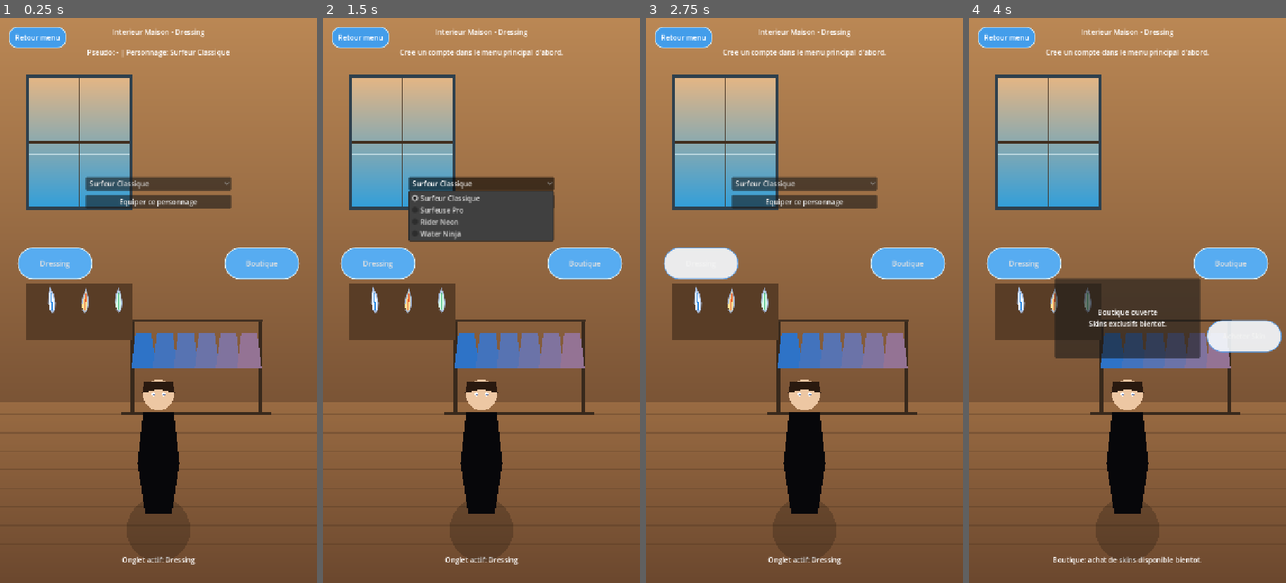
Above: before the commit, frames 1-4 (left to right).
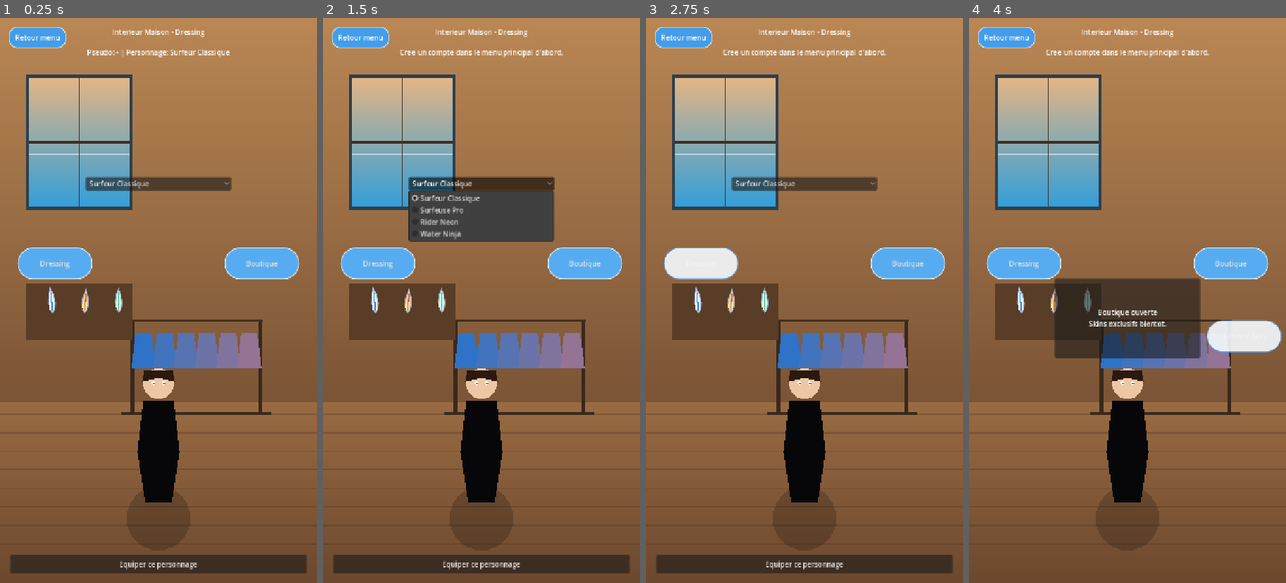
Above: after the commit, the same moments.

Repository: ClemL06/SurfGame
Game: Godot game, scene res://scenes/ui/ShopDressing.tscn
Two runs of this game, one before a commit and one after it. Both use one fixed random seed, a clock stepped at 60 frames per second and the inputs below. This scene is started directly instead of the project's main scene.
Inputs:
- Up to frame 1 (0.25 s): no input
- Up to frame 2 (1.5 s): click "Equiper ce personnage" at 0.5 s; click "Surfeur Classique" at 1.25 s
- Up to frame 3 (2.75 s): click "Dressing" at 2 s
- Up to frame 4 (4 s): click "Boutique" at 2.75 s; click "Acheter Skin" at 3.5 s

The runs differ from the first frame. In frame 1, 5.3% of the frame differs, in the area x 3-97%, y 31-99%; in frame 2, 4.2%; in frame 3, 5.3%; in frame 4, 1.4%.

Commit message:
bouton equiper personnage

Diff:
--- a/nouveau-projet-de-jeu/scenes/ui/ShopDressing.tscn
+++ b/nouveau-projet-de-jeu/scenes/ui/ShopDressing.tscn
@@ -100,9 +100,27 @@
 unique_name_in_owner = true
 layout_mode = 2
 
-[node name="SaveCharacterButton" type="Button" parent="CharacterUI"]
-unique_name_in_owner = true
-layout_mode = 2
+[node name="CharacterActions" type="Control" parent="."]
+layout_mode = 1
+anchors_preset = 14
+anchor_top = 1.0
+anchor_right = 1.0
+anchor_bottom = 1.0
+offset_left = 24.0
+offset_top = -64.0
+offset_right = -24.0
+offset_bottom = -22.0
+
+[node name="SaveCharacterButton" type="Button" parent="CharacterActions"]
+unique_name_in_owner = true
+layout_mode = 1
+anchors_preset = 15
+anchor_right = 1.0
+anchor_bottom = 1.0
+offset_left = 0.0
+offset_top = 0.0
+offset_right = 0.0
+offset_bottom = 0.0
 text = "Equiper ce personnage"
 
 [node name="ShopPanel" type="PanelContainer" parent="."]
@@ -204,6 +222,7 @@
 offset_bottom = -22.0
 text = "Choisis un onglet bulle autour du personnage central."
 horizontal_alignment = 1
+visible = false
 
 [node name="CharacterFront" type="Control" parent="."]
 layout_mode = 3
@@ -214,5 +233,5 @@
 z_as_relative = false
 mouse_filter = 2
 script = ExtResource("2")
-center_y_ratio = 0.80
+center_y_ratio = 0.78
 scale_factor = 1.25
